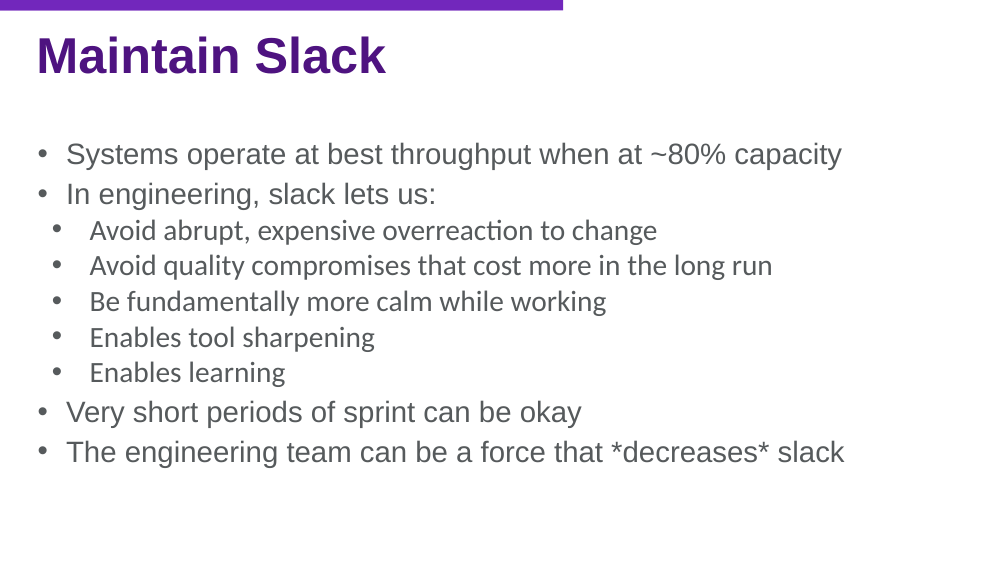
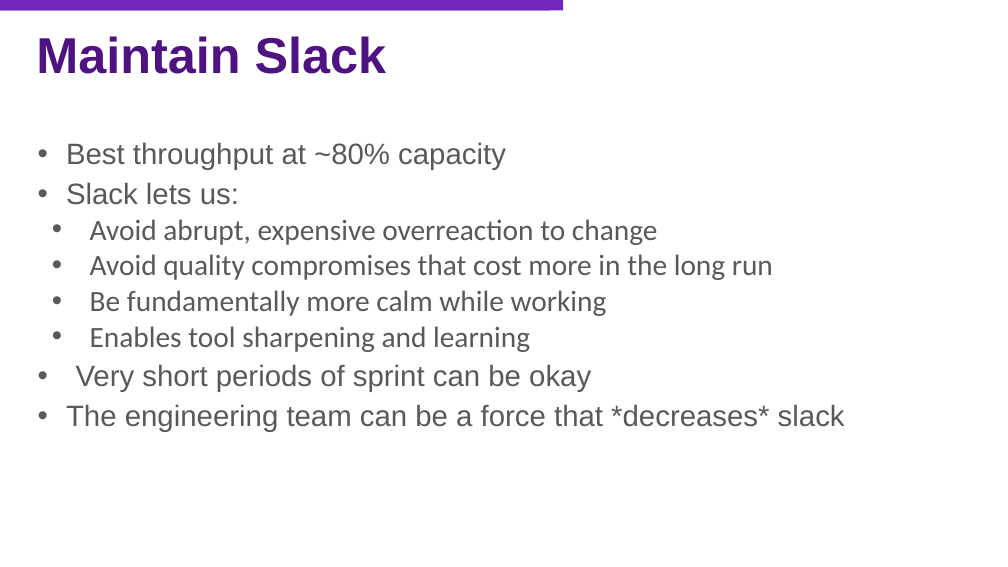
Before and after one commit to jasonjwood/presentations, a slide deck: slide 18 of InFusion2016 - Getting It Done - Jason Wood.pptx. Drawn at 1008x567 pixels with LibreOffice and Linux fonts; fonts in the diff are those of the drawing; background and template pictures are left out. Boxes give left, top, right and bottom in pixels: in the first picture for what was removed or moved away, otherwise in the second. Text is boxed around its words. In the diff, an @@ line names an element or a change of style, - is before the commit and + after.

```diff
--- a/InFusion2016 - Getting It Done - Jason Wood.pptx
+++ b/InFusion2016 - Getting It Done - Jason Wood.pptx
@@ text at bbox=[66, 142, 506, 205]: text changed @@
-• Systems operate at best throughput when at ~80% capacity
-• In engineering, slack lets us:
+• Best throughput at ~80% capacity
+• Slack lets us:
@@ text at bbox=[90, 326, 530, 352]: text changed @@
-  • Enables tool sharpening
-  • Enables learning
+  • Enables tool sharpening and learning
@@ text at bbox=[76, 364, 591, 392]: indent changed @@
```
Also in this commit, not shown: 13 other slides changed, 2 slides removed.
